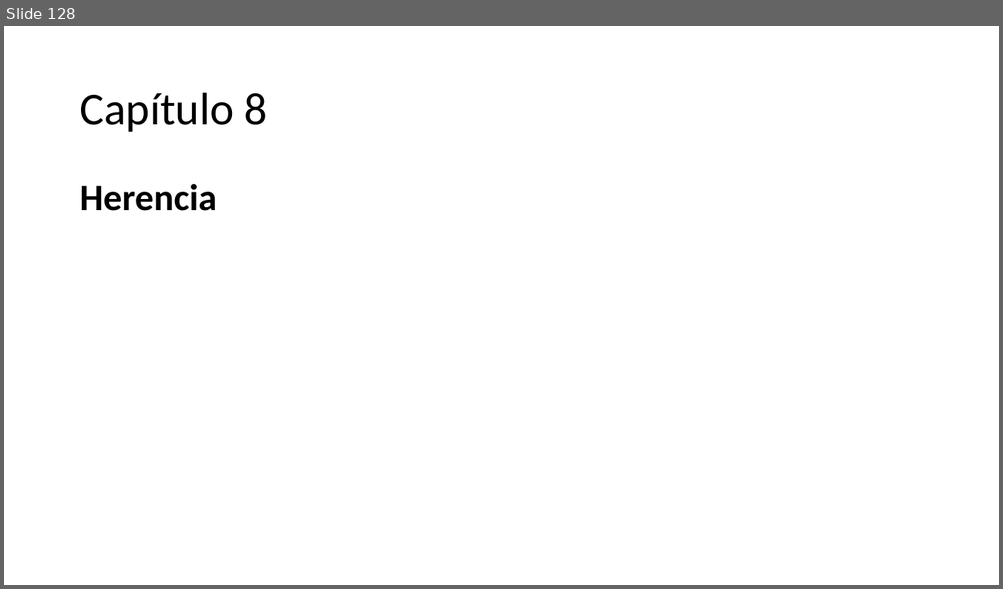
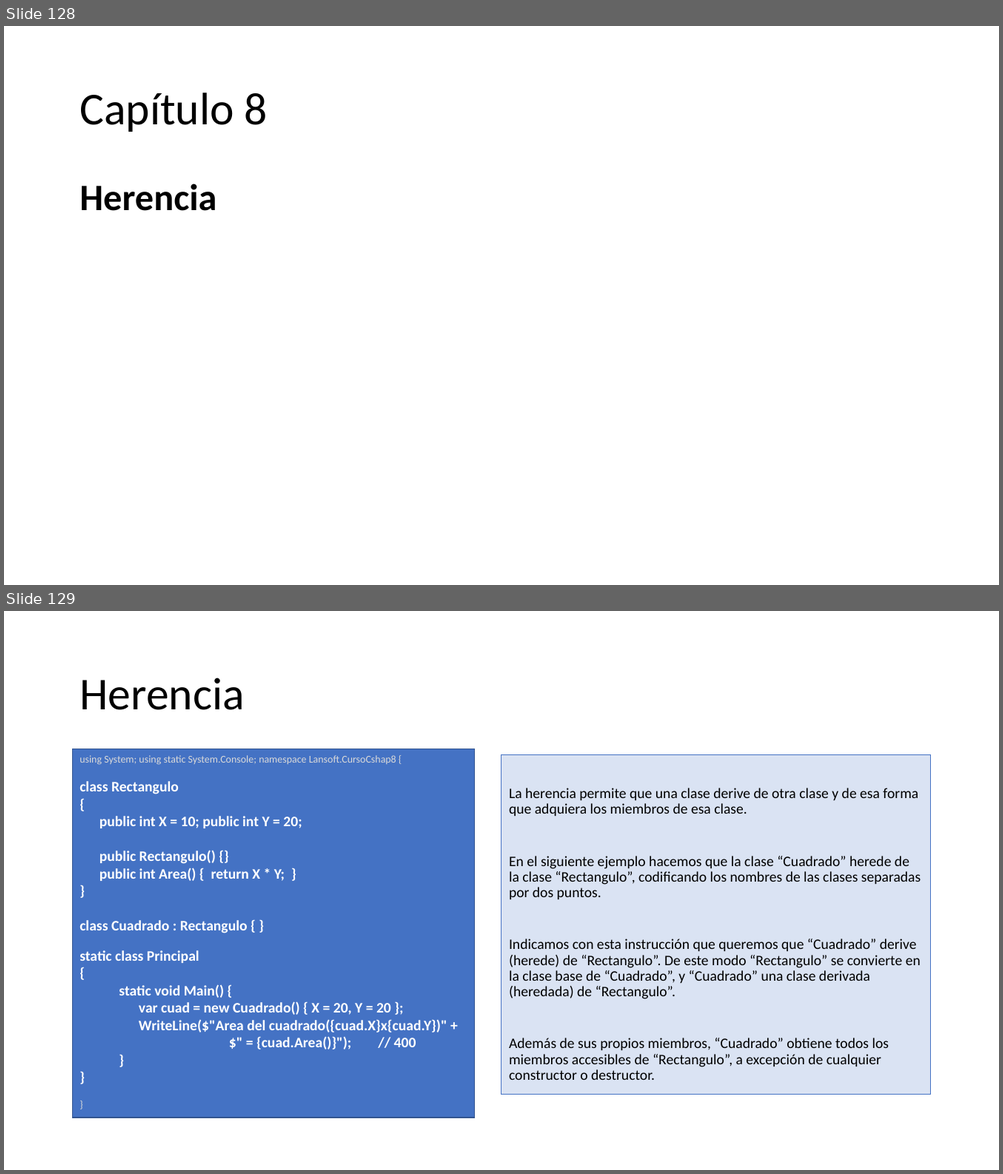
Before and after one commit to AlbertOsinaga/CursoCSharp__8, a slide deck: CSharpQuickReferencia.pptx. Shown one above the other, each under a label of ours: slide 128 before the commit, slides 128 and 129 after it. The pictures are 1003x589 and 1003x1174 pixels, drawn with LibreOffice and Linux fonts; fonts in the diff are those of the drawing. Boxes give left, top, right and bottom in pixels: in the first picture for what was removed or moved away, otherwise in the second. Text is boxed around its words. In the diff, an @@ line names an element or a change of style, - is before the commit and + after.

```diff
--- a/CSharpQuickReferencia.pptx
+++ b/CSharpQuickReferencia.pptx
@@ slide 129 added at [4,611,999,1170], background #FFFFFF @@
@@ title added at [79,678,244,710], 44 pt, text #000000 @@
+Herencia
@@ rectangle added at [73,749,475,1119], fill #4472C4, outline #325491 1 pt, 14 pt, text #FFFFFF, bold @@
+using System; using static System.Console; namespace Lansoft.CursoCshap8 {
+class Rectangulo
+{
+public int X = 10; public int Y = 20;
+public Rectangulo() {}
+public int Area() { return X * Y; }
+}
+class Cuadrado : Rectangulo { }
+static class Principal
+{
+static void Main() {
+var cuad = new Cuadrado() { X = 20, Y = 20 };
+WriteLine($"Area del cuadrado({cuad.X}x{cuad.Y})" +
+$" = {cuad.Area()}"); // 400
+}
+}
+}
@@ text added at [502,755,930,1094], fill #DAE3F3, outline #4472C4 0.75 pt, 14 pt, text #000000 @@
+La herencia permite que una clase derive de otra clase y de esa forma que adquiera los miembros de esa clase.
+En el siguiente ejemplo hacemos que la clase “Cuadrado” herede de la clase “Rectangulo”, codificando los nombres de las clases separadas por dos puntos.
+Indicamos con esta instrucción que queremos que “Cuadrado” derive (herede) de “Rectangulo”. De este modo “Rectangulo” se convierte en la clase base de “Cuadrado”, y “Cuadrado” una clase derivada (heredada) de “Rectangulo”.
+Además de sus propios miembros, “Cuadrado” obtiene todos los miembros accesibles de “Rectangulo”, a excepción de cualquier constructor o destructor.
```
Also in this commit, not shown: 8 other slides added.
